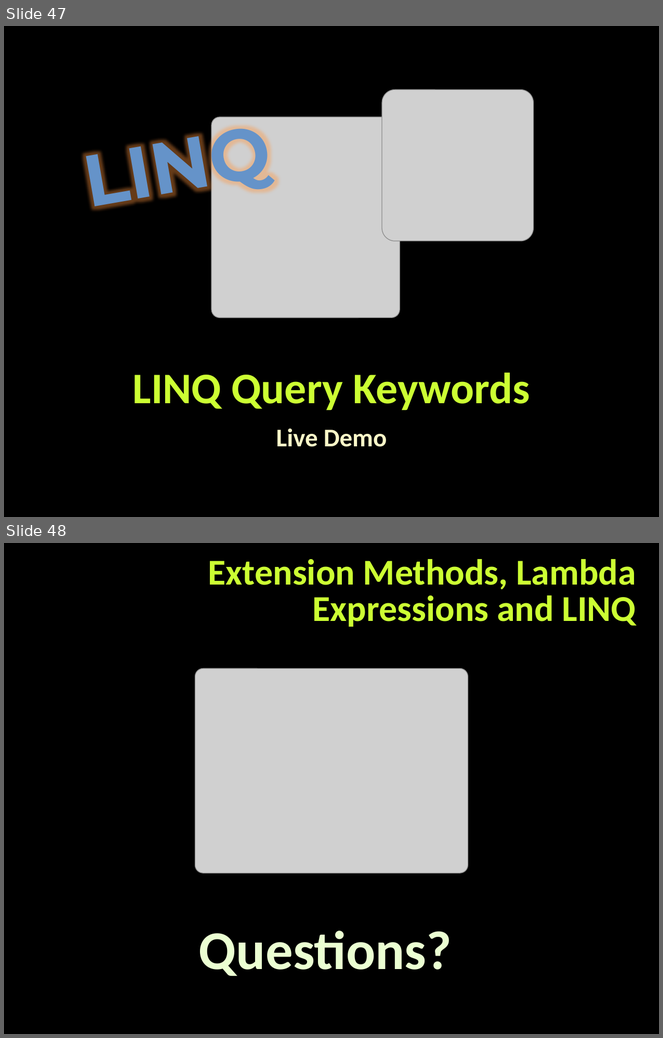
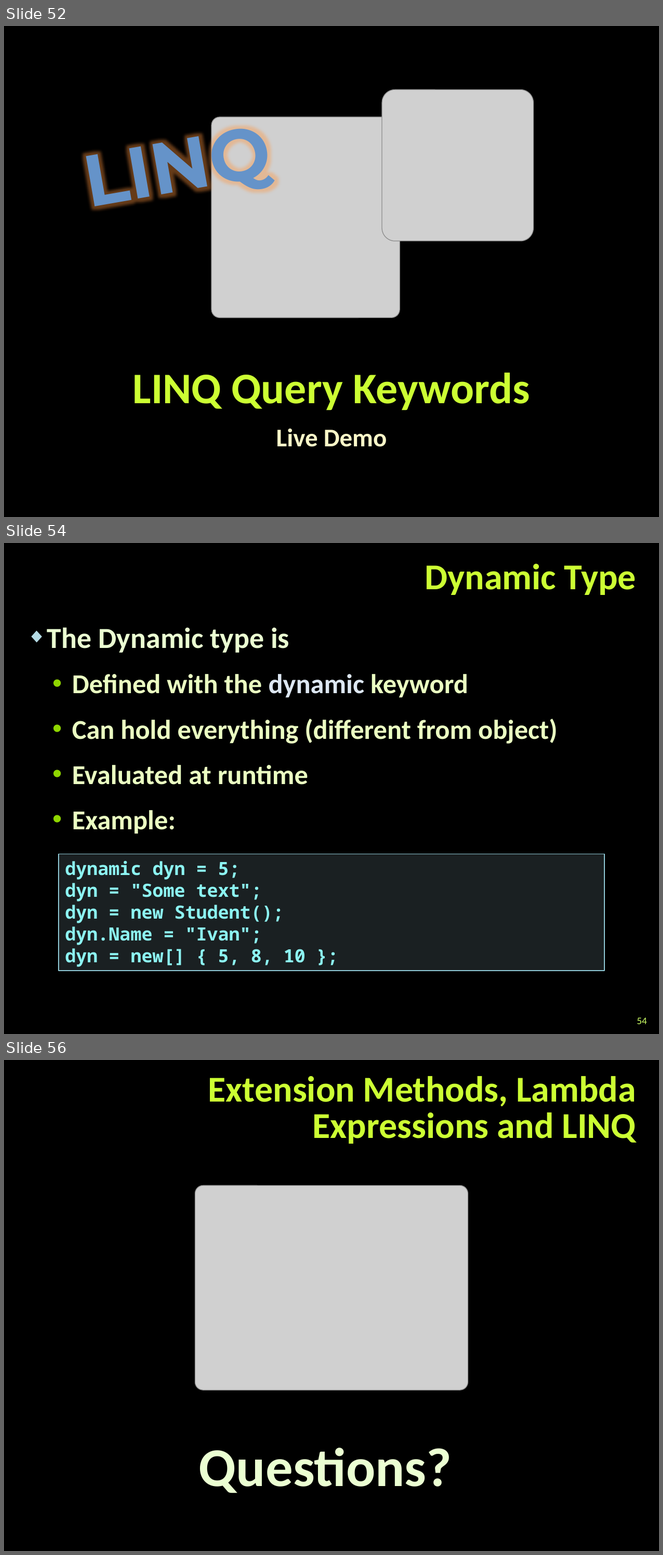
Before and after one commit to miroslavavramov/TelerikAcademy, a slide deck: CSharpOOP/17.ExtensionsDelegatesLambdaLINQ/Extension-Methods-Delegates-Lambda-LINQ.pptx. Shown one above the other, each under a label of ours: slides 47 and 48 before the commit, slides 52, 54 and 56 after it; the slides between them are not shown. The pictures are 663x1038 and 663x1555 pixels, drawn with LibreOffice and Linux fonts; fonts in the diff are those of the drawing; grey boxes stand for pictures; background and template pictures are left out. Boxes give left, top, right and bottom in pixels: in the first picture for what was removed or moved away, otherwise in the second. Text is boxed around its words. In the diff, an @@ line names an element or a change of style, - is before the commit and + after.

```diff
--- a/CSharpOOP/17.ExtensionsDelegatesLambdaLINQ/Extension-Methods-Delegates-Lambda-LINQ.pptx
+++ b/CSharpOOP/17.ExtensionsDelegatesLambdaLINQ/Extension-Methods-Delegates-Lambda-LINQ.pptx
@@ slide 54 added at [4, 543, 659, 1034], background picture (left out) @@
@@ title added at [425, 564, 636, 595], 40 pt, text #CCFF33, bold @@
+Dynamic Type
@@ text added at [47, 627, 558, 834], 30 pt, text #EBFFC2, bold @@
+◆ The Dynamic type is
+  • Defined with the dynamic keyword
+  • Can hold everything (different from object)
+  • Evaluated at runtime
+  • Example:
@@ rectangle added at [59, 854, 604, 971], fill #B5DBE5 at 15% opacity, outline #90CAD7 1 pt, 20 pt, text #8CF4F2, bold @@
+dynamic dyn = 5;
+dyn = "Some text";
+dyn = new Student();
+dyn.Name = "Ivan";
+dyn = new[] { 5, 8, 10 };
@@ page number added at [637, 1018, 647, 1025], 11 pt, text #CCFF66 @@
+54
@@ what was slide 47 is now slide 52 @@
@@ what was slide 48 is now slide 56 @@
```
Also in this commit, not shown: 2 slides changed, 11 other slides added, 10 other files.
